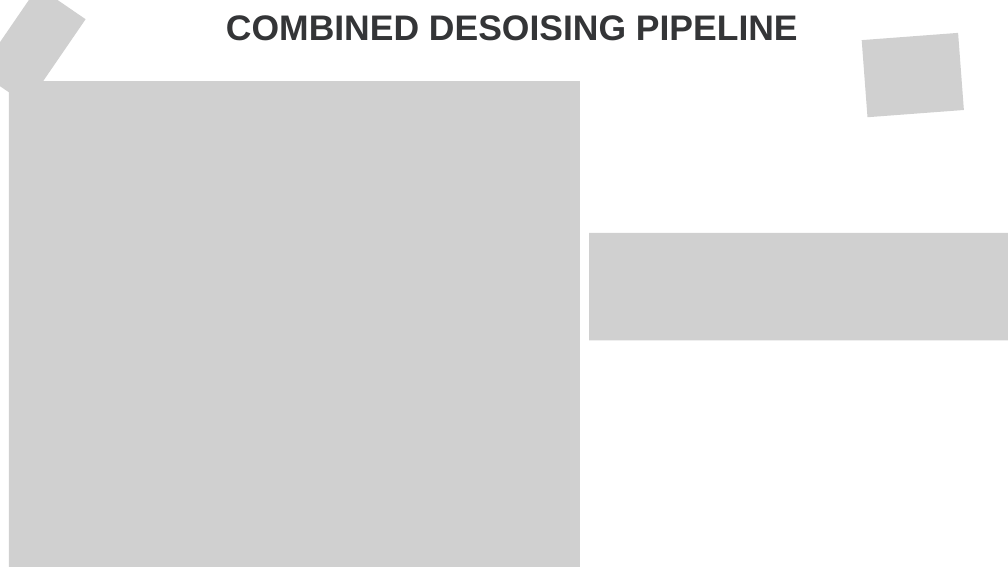
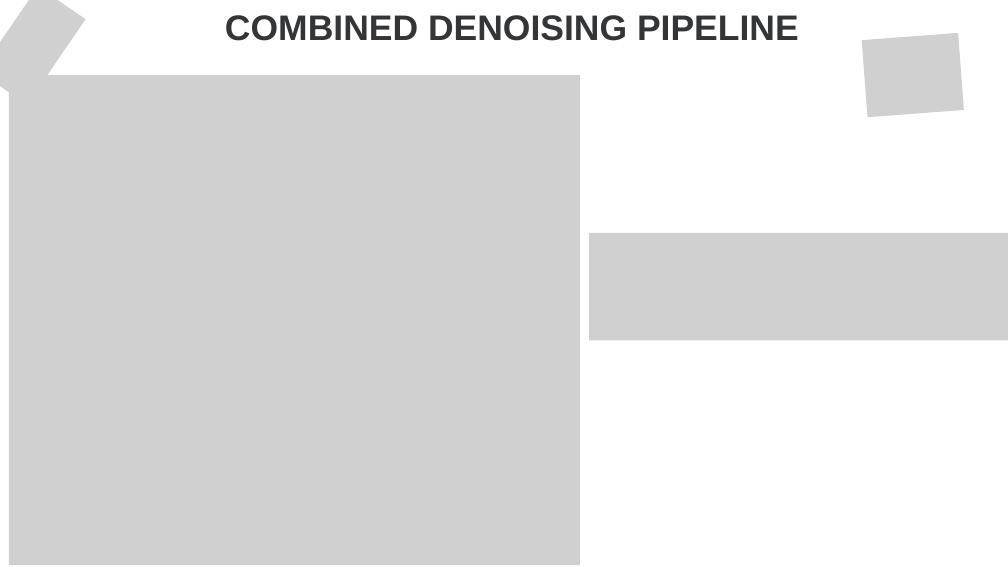
Before and after one commit to sotheasokea/audio_noise_reduction, a slide deck: slide 17 of 4_presentation/G02_slides.pptx. Drawn at 1008x567 pixels with LibreOffice and Linux fonts; fonts in the diff are those of the drawing; grey boxes stand for pictures. Boxes give left, top, right and bottom in pixels: in the first picture for what was removed or moved away, otherwise in the second. Text is boxed around its words. In the diff, an @@ line names an element or a change of style, - is before the commit and + after.

```diff
--- a/4_presentation/G02_slides.pptx
+++ b/4_presentation/G02_slides.pptx
@@ text at (225, 15, 799, 41): text changed @@
-COMBINED DESOISING PIPELINE
+COMBINED DENOISING PIPELINE
@@ picture: place and size @@
-picture at (9, 81, 580, 567)
+picture at (9, 75, 580, 565)
```
Also in this commit, not shown: 9 other slides changed, 1 other file.
